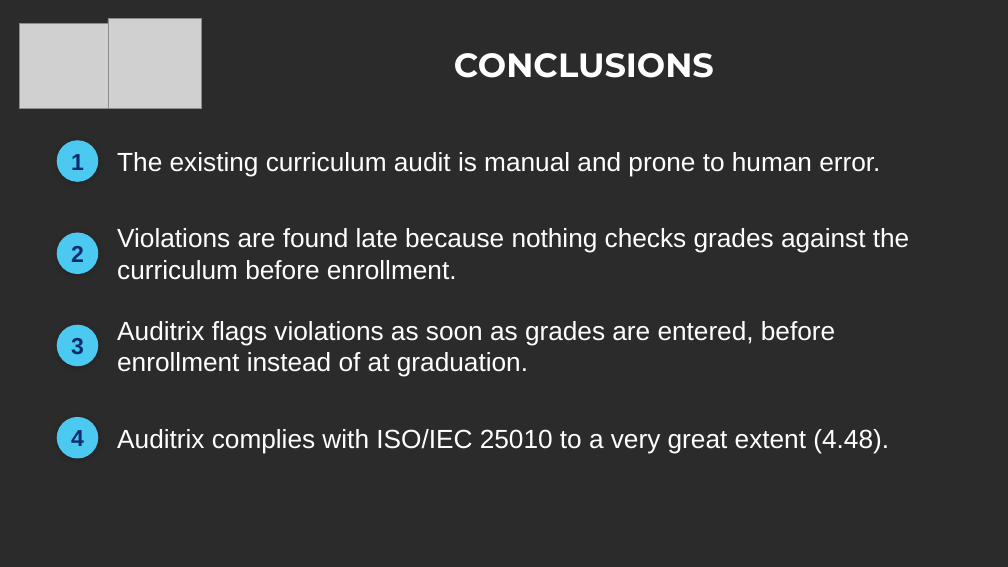
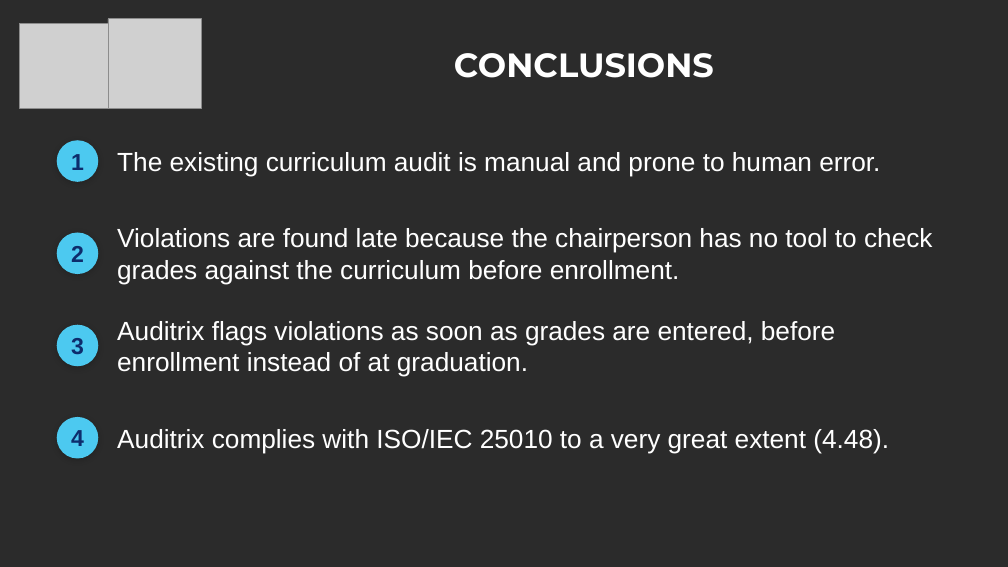
Before and after one commit to Spot7y/auditrix, a slide deck: slide 15 of docs/paper/Auditrix Defense Presentation.pptx. Drawn at 1008x567 pixels with LibreOffice and Linux fonts; fonts in the diff are those of the drawing; grey boxes stand for pictures; background and template pictures are left out; a plain dark background stands for a picture behind light text. Boxes give left, top, right and bottom in pixels: in the first picture for what was removed or moved away, otherwise in the second. Text is boxed around its words. In the diff, an @@ line names an element or a change of style, - is before the commit and + after.

```diff
--- a/docs/paper/Auditrix Defense Presentation.pptx
+++ b/docs/paper/Auditrix Defense Presentation.pptx
@@ text at (x1=117, y1=228, x2=932, y2=285): text changed @@
-Violations are found late because nothing checks grades against the curriculum before enrollment.
+Violations are found late because the chairperson has no tool to check grades against the curriculum before enrollment.
```
Also in this commit, not shown: 2 other slides changed, 2 slides added.
